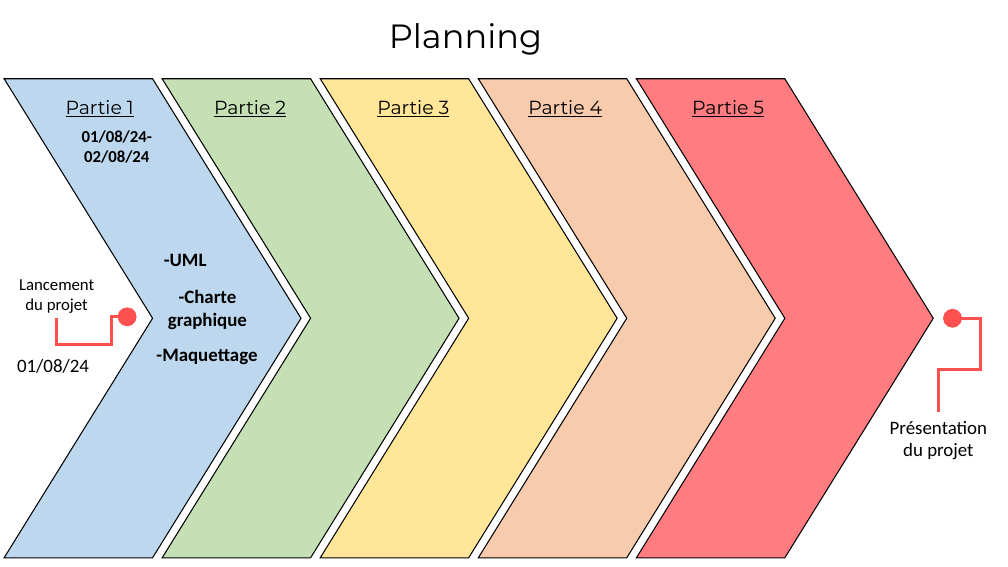
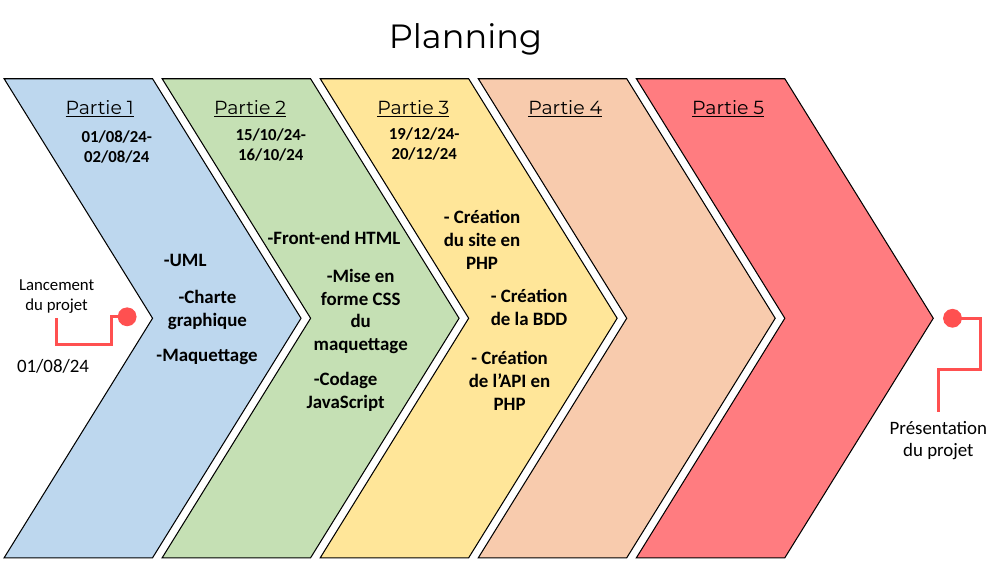
Before and after one commit to gabrielnicouleau/projet_quizz_groupe4, a slide deck: slide 1 of gestion_projet/planning_et_suivi_de_projet.pptx. Drawn at 1008x567 pixels with LibreOffice and Linux fonts; fonts in the diff are those of the drawing. Boxes give left, top, right and bottom in pixels: in the first picture for what was removed or moved away, otherwise in the second. Text is boxed around its words. In the diff, an @@ line names an element or a change of style, - is before the commit and + after.

```diff
--- a/gestion_projet/planning_et_suivi_de_projet.pptx
+++ b/gestion_projet/planning_et_suivi_de_projet.pptx
@@ text added at (x1=236, y1=128, x2=306, y2=161), 16 pt, text #000000, bold @@
+15/10/24-16/10/24
@@ text added at (x1=389, y1=127, x2=459, y2=160), 16 pt, text #000000, bold @@
+19/12/24-20/12/24
@@ text added at (x1=444, y1=209, x2=521, y2=269), 18 pt, text #000000, bold @@
+- Création du site en PHP
@@ text added at (x1=268, y1=230, x2=401, y2=250), 18 pt, text #000000, bold @@
+-Front-end HTML
@@ text added at (x1=314, y1=268, x2=408, y2=353), 18 pt, text #000000, bold @@
+-Mise en forme CSS du maquettage
@@ text added at (x1=491, y1=288, x2=567, y2=325), 18 pt, text #000000, bold @@
+- Création de la BDD
@@ text added at (x1=469, y1=350, x2=551, y2=410), 18 pt, text #000000, bold @@
+- Création de l’API en PHP
@@ text added at (x1=307, y1=371, x2=385, y2=411), 18 pt, text #000000, bold @@
+-Codage JavaScript
```
Also in this commit, not shown: 4 slides added, 1 other file.
